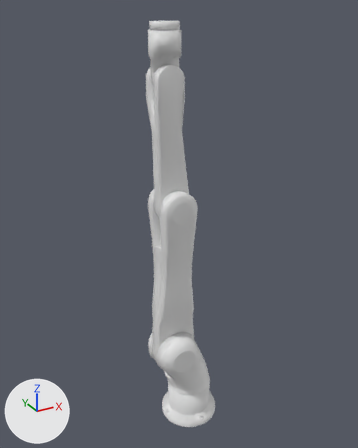
An edit to the Blender file models/kuka/kuka.blend, drawn before and after from the same camera.
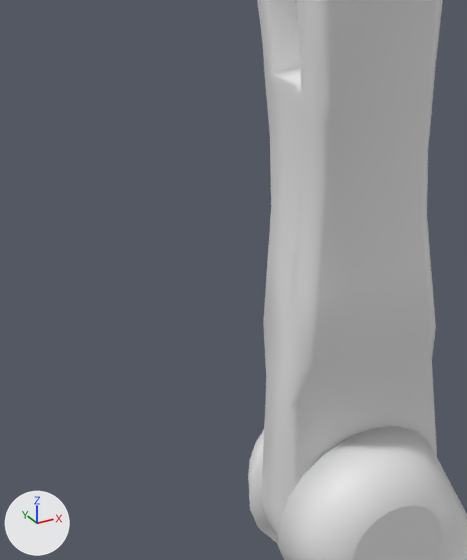
The first picture shows the older version from a 50 mm lens placed at (-7.28, -12.49, 13.87), pointed at (-0.23, 0.33, 7.46). The close-ups show both versions on the part from 25% to 56% of the width and 51% to 81% of the height of that picture; other places that the commit changed are outside them. The axes (+X, +Y, +Z) are drawn at lower left. The lights are the same throughout.

In view in the first close-up: 'kukaLink1', 'kukaLink2'.
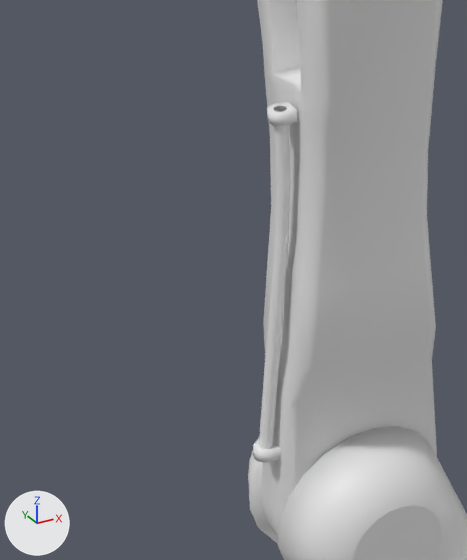
Edits to the bpy script that builds the scene:
```text
Add me_circle_012:
    me_circle_012.from_pydata(...)  # 48 vertices, 32 faces; spans x -0.1..0.1, y -0.1..0.1, z -0.05..0.05
    me_circle_012.polygons.foreach_set('use_smooth', [True] * 32)
Add me_circle_014:
    me_circle_014.from_pydata(...)  # 24 vertices, 18 faces; spans x -0.05..0.11, y -0.06..0.06, z 0.0..2.94
    me_circle_014.polygons.foreach_set('use_smooth', [True] * 18)
Add ob_kukasleevefixture1:
    ob_kukasleevefixture1 = bpy.data.objects.new('kukaSleeveFixture1', me_circle_012)
    ob_kukasleevefixture1.parent = ob_kukalink2
    ob_kukasleevefixture1.matrix_parent_inverse = Matrix(((1.0, 0.0, 0.0, 0.648), (0.0, 1.0, 0.0, 0.0), (0.0, 0.0, 1.0, -2.945), (0.0, 0.0, 0.0, 1.0)))
    ob_kukasleevefixture1.location = (-1.425, 0.0, 3.676)
    ob_kukasleevefixture1.rotation_euler = (0.0, 0.0628, 0.0)  # degrees (0, 3.6, 0)
Add ob_kukasleevefixture2:
    ob_kukasleevefixture2 = bpy.data.objects.new('kukaSleeveFixture2', me_circle_012.copy())
    ob_kukasleevefixture2.parent = ob_kukalink2
    ob_kukasleevefixture2.matrix_parent_inverse = Matrix(((1.0, 0.0, 0.0, 0.648), (0.0, 1.0, 0.0, 0.0), (0.0, 0.0, 1.0, -2.945), (0.0, 0.0, 0.0, 1.0)))
    ob_kukasleevefixture2.location = (-1.227, 0.0, 6.706)
    ob_kukasleevefixture2.rotation_euler = (0.0, -0.0227, 0.0)  # degrees (0, -1.3, 0)
Add ob_circle_005:
    ob_circle_005 = bpy.data.objects.new('Circle.005', me_circle_014)
    ob_circle_005.parent = ob_kukalink2
    ob_circle_005.matrix_parent_inverse = Matrix(((1.0, 0.0, 0.0, 0.648), (0.0, 1.0, 0.0, 0.0), (0.0, 0.0, 1.0, -2.945), (0.0, 0.0, 0.0, 1.0)))
    ob_circle_005.location = (-1.422, 0.0, 3.726)
    ob_circle_005.rotation_euler = (0.0, 0.0628, 0.0)  # degrees (0, 3.6, 0)
```

Where the change shows, as pixel boxes (x1, y1, x2, y2) in the close-ups (467 x 560 px):
'Circle.005', added: after (259, 125, 290, 449)
'kukaSleeveFixture2', added: after (267, 101, 298, 127)
'kukaSleeveFixture1', added: after (253, 440, 281, 463)
